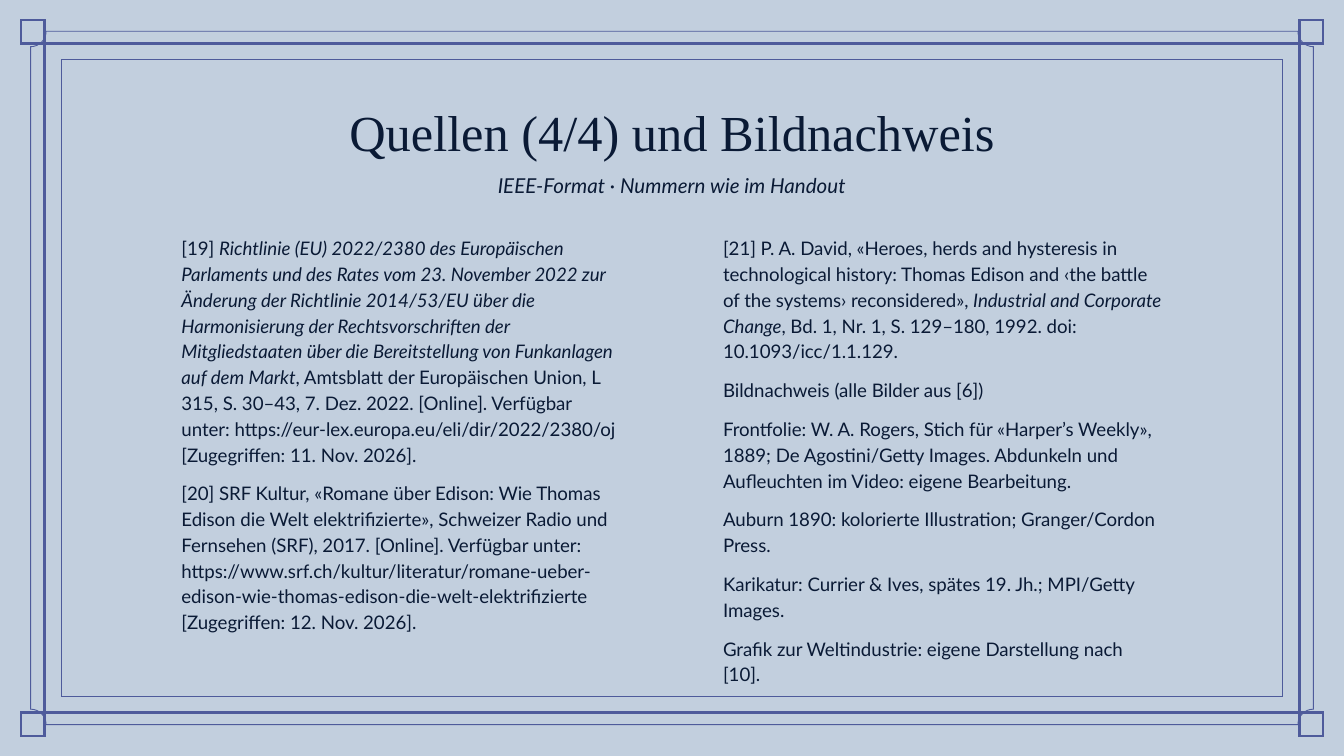
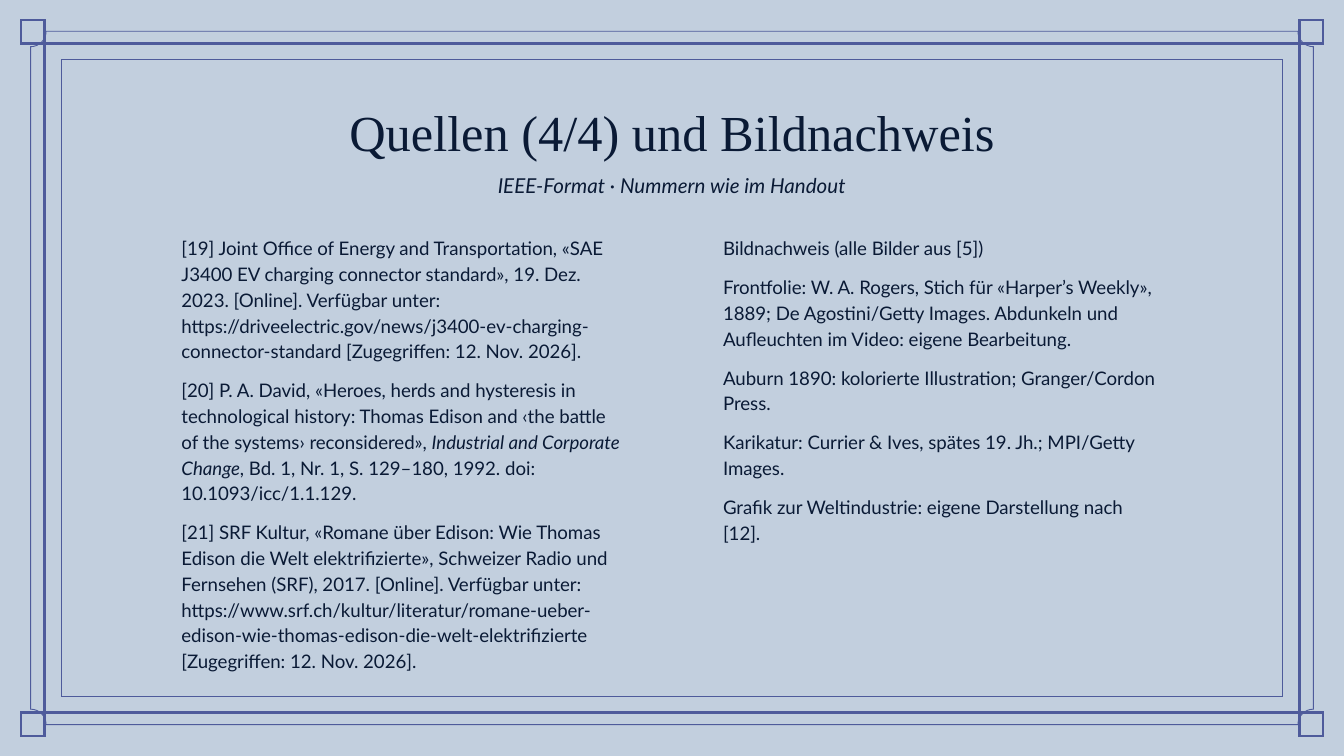
Before and after one commit to simonbruder-hub/Edison_vs_Westinghouse, a slide deck: slide 21 of abgabe/Praesentation_Stromkrieg_Bruder.pptx (slide 20 before the commit). Drawn at 1344x756 pixels with LibreOffice and Linux fonts; fonts in the diff are those of the drawing; background and template pictures are left out. Boxes give left, top, right and bottom in pixels: in the first picture for what was removed or moved away, otherwise in the second. Text is boxed around its words. In the diff, an @@ line names an element or a change of style, - is before the commit and + after.

```diff
--- a/abgabe/Praesentation_Stromkrieg_Bruder.pptx
+++ b/abgabe/Praesentation_Stromkrieg_Bruder.pptx
@@ subtitle at [181, 240, 619, 642]: text changed @@
-[19] Richtlinie (EU) 2022/2380 des Europäischen Parlaments und des Rates vom 23. November 2022 zur Änderung der Richtlinie 2014/53/EU über die Harmonisierung der Rechtsvorschriften der Mitgliedstaaten über die Bereitstellung von Funkanlagen auf dem Markt, Amtsblatt der Europäischen Union, L 315, S. 30–43, 7. Dez. 2022. [Online]. Verfügbar unter: https://eur-lex.europa.eu/eli/dir/2022/2380/oj [Zugegriffen: 11. Nov. 2026].
-[20] SRF Kultur, «Romane über Edison: Wie Thomas Edison die Welt elektrifizierte», Schweizer Radio und Fernsehen (SRF), 2017. [Online]. Verfügbar unter: https://www.srf.ch/kultur/literatur/romane-ueber-edison-wie-thomas-edison-die-welt-elektrifizierte [Zugegriffen: 12. Nov. 2026].
+[19] Joint Office of Energy and Transportation, «SAE J3400 EV charging connector standard», 19. Dez. 2023. [Online]. Verfügbar unter: https://driveelectric.gov/news/j3400-ev-charging-connector-standard [Zugegriffen: 12. Nov. 2026].
+[20] P. A. David, «Heroes, herds and hysteresis in technological history: Thomas Edison and ‹the battle of the systems› reconsidered», Industrial and Corporate Change, Bd. 1, Nr. 1, S. 129–180, 1992. doi: 10.1093/icc/1.1.129.
+[21] SRF Kultur, «Romane über Edison: Wie Thomas Edison die Welt elektrifizierte», Schweizer Radio und Fernsehen (SRF), 2017. [Online]. Verfügbar unter: https://www.srf.ch/kultur/literatur/romane-ueber-edison-wie-thomas-edison-die-welt-elektrifizierte [Zugegriffen: 12. Nov. 2026].
@@ subtitle at [723, 240, 983, 258]: text changed @@
-[21] P. A. David, «Heroes, herds and hysteresis in technological history: Thomas Edison and ‹the battle of the systems› reconsidered», Industrial and Corporate Change, Bd. 1, Nr. 1, S. 129–180, 1992. doi: 10.1093/icc/1.1.129.
-Bildnachweis (alle Bilder aus [6])
+Bildnachweis (alle Bilder aus [5])
@@ subtitle at [723, 500, 1123, 543]: text changed @@
-Grafik zur Weltindustrie: eigene Darstellung nach [10].
+Grafik zur Weltindustrie: eigene Darstellung nach [12].
```
Also in this commit, not shown: 18 other slides changed, 1 slide added, 13 other files.
